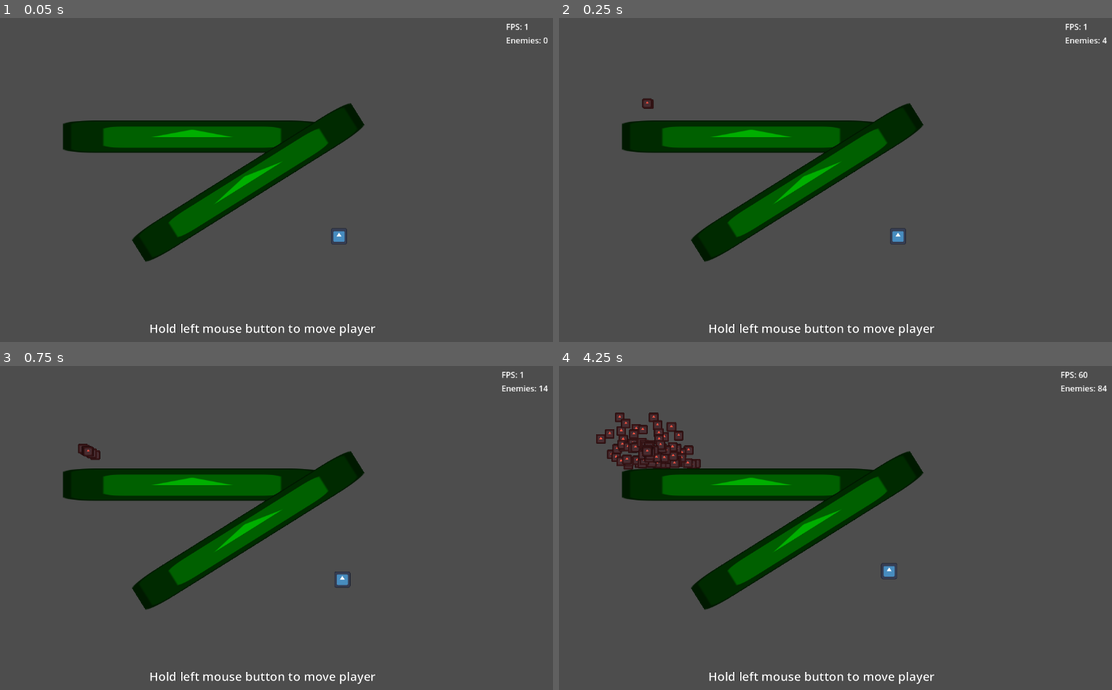
Above: before the commit, frames 1-4 (two rows, left to right).
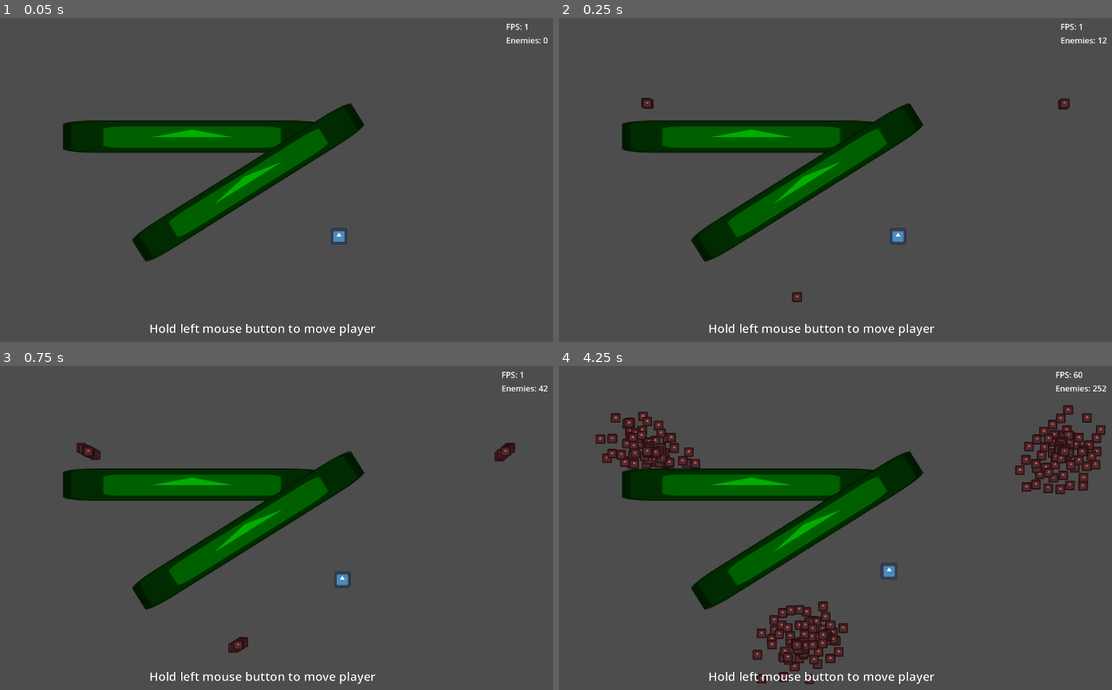
Above: after the commit, the same moments.

Repository: Griiimon/Manymies
Game: Godot game, scene res://main.tscn
Same seed, same stepped clock (60 frames per second), same inputs: the game is played once before the commit and once after it. The engine's default icon, where the game draws it, is replaced by a stand-in: a white triangle on a blue panel in a dark square.
Inputs (mouse positions are in pixels of both pictures, inside the frame that each line leads up to):
- Up to frame 1 (0.05 s): no input
- Up to frame 2 (0.25 s): no input
- Up to frame 3 (0.75 s): move the mouse to (392, 511) at 0.52 s; click (392, 511) at 0.67 s
- Up to frame 4 (4.25 s): move the mouse to (702, 544) at 1.27 s; click (702, 544) at 1.42 s; move the mouse to (879, 456) at 2.02 s; click (879, 456) at 2.17 s; move the mouse to (791, 592) at 2.77 s; click (791, 592) at 2.92 s; move the mouse to (995, 576) at 3.52 s; click (995, 576) at 3.67 s

Frame 1 is identical in both runs. In frame 2, 0.3% of the frame differs, in the area x 14-100%, y 1-88%; in frame 3, 0.3%; in frame 4, 5.9%, in the area x 6-100%, y 1-99%.

Commit message:
multiple spawners

Diff:
--- a/main.tscn
+++ b/main.tscn
@@ -19,6 +19,16 @@
 enemy_scene = ExtResource("1_7qhcx")
 spawn_interval = 0.05
 
+[node name="Enemy Spawner2" parent="." instance=ExtResource("3_lwdj2")]
+position = Vector2(1058, 174)
+enemy_scene = ExtResource("1_7qhcx")
+spawn_interval = 0.05
+
+[node name="Enemy Spawner3" parent="." instance=ExtResource("3_lwdj2")]
+position = Vector2(528, 559)
+enemy_scene = ExtResource("1_7qhcx")
+spawn_interval = 0.05
+
 [node name="Enemies" type="Node2D" parent="."]
 
 [node name="UI" parent="." instance=ExtResource("5_vbw41")]
